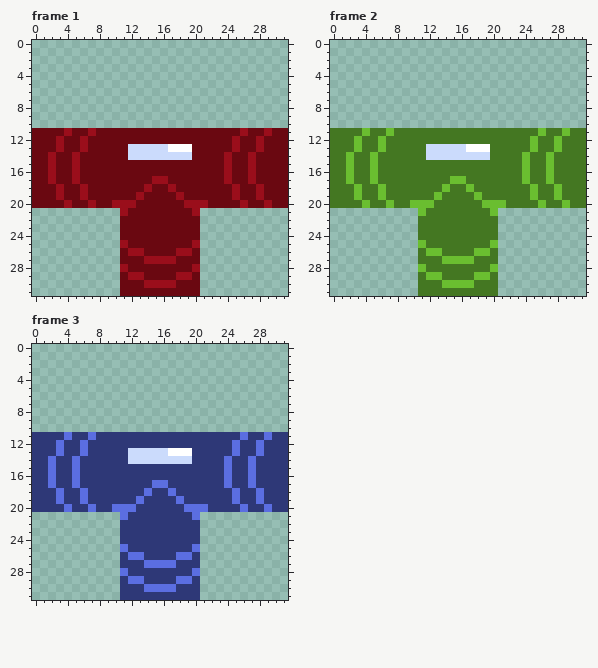
Edited in one commit: pixel-art file (Beyond The Scrap/Assets/ItemSprite/PipeSystem/3-Way_Pipe.aseprite). Above, as it was before the edit.
32x32 pixels, 3 frames. Shown: frame 1, frame 2, frame 3.
Now the later version:
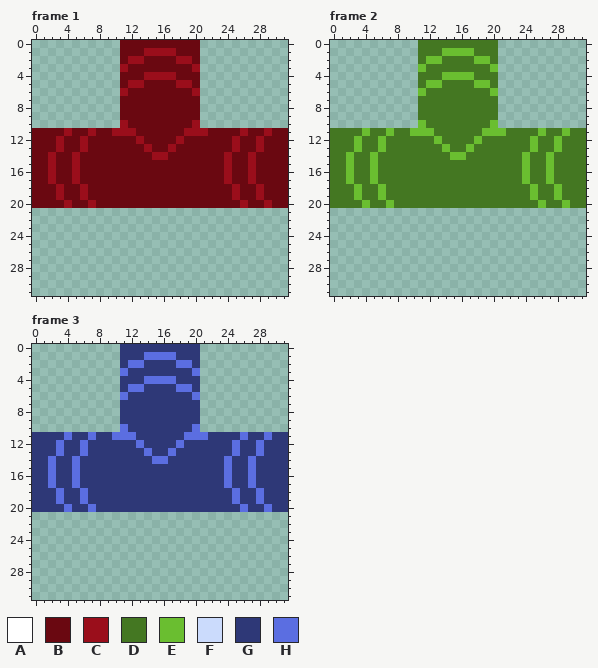
Palette (. is transparent): A #ffffff  B #6a0811  C #9a0e1b  D #447722  E #6abe30  F #cbdbfc  G #2e3877  H #5b6ee1
The edit:
Frame 1:
y 0: x 11..20 .......... -> BBBBBBBBBB
y 1: x 11..20 .......... -> BBBCCCCBBB
y 2: x 11..20 .......... -> BCCBBBBCCB
y 3: x 11..20 .......... -> CBBBBBBBBC
y 4: x 11..20 .......... -> BBBCCCCBBB
y 5: x 11..20 .......... -> BCCBBBBCCB
y 6: x 11..20 .......... -> CBBBBBBBBC
y 7..9: x 11..20 .......... -> BBBBBBBBBB
y 10: x 11..20 .......... -> CBBBBBBBBC
y 11: x 10..12 BBB -> CCC; x 19..21 BBB -> CCC
y 12: x 13 B -> C; x 18 B -> C
y 13: x 12..19 FFFFFAAA -> BBCBBCBB
y 14: x 12..19 FFFFFFFF -> BBBCCBBB
y 17: x 15..16 CC -> BB
y 18: x 14 C -> B; x 17 C -> B
y 19: x 13 C -> B; x 18 C -> B
y 20: x 10..12 CCC -> BBB; x 19..21 CCC -> BBB
y 21: x 11..20 CBBBBBBBBC -> ..........
y 22..24: x 11..20 BBBBBBBBBB -> ..........
y 25: x 11..20 CBBBBBBBBC -> ..........
y 26: x 11..20 BCCBBBBCCB -> ..........
y 27: x 11..20 BBBCCCCBBB -> ..........
y 28: x 11..20 CBBBBBBBBC -> ..........
y 29: x 11..20 BCCBBBBCCB -> ..........
y 30: x 11..20 BBBCCCCBBB -> ..........
y 31: x 11..20 BBBBBBBBBB -> ..........
Frame 2:
y 0: x 11..20 .......... -> DDDDDDDDDD
y 1: x 11..20 .......... -> DDDEEEEDDD
y 2: x 11..20 .......... -> DEEDDDDEED
y 3: x 11..20 .......... -> EDDDDDDDDE
y 4: x 11..20 .......... -> DDDEEEEDDD
y 5: x 11..20 .......... -> DEEDDDDEED
y 6: x 11..20 .......... -> EDDDDDDDDE
y 7..9: x 11..20 .......... -> DDDDDDDDDD
y 10: x 11..20 .......... -> EDDDDDDDDE
y 11: x 10..12 DDD -> EEE; x 19..21 DDD -> EEE
y 12: x 13 D -> E; x 18 D -> E
y 13: x 12..19 FFFFFAAA -> DDEDDEDD
y 14: x 12..19 FFFFFFFF -> DDDEEDDD
y 17: x 15..16 EE -> DD
y 18: x 14 E -> D; x 17 E -> D
y 19: x 13 E -> D; x 18 E -> D
y 20: x 10..12 EEE -> DDD; x 19..21 EEE -> DDD
y 21: x 11..20 EDDDDDDDDE -> ..........
y 22..24: x 11..20 DDDDDDDDDD -> ..........
y 25: x 11..20 EDDDDDDDDE -> ..........
y 26: x 11..20 DEEDDDDEED -> ..........
y 27: x 11..20 DDDEEEEDDD -> ..........
y 28: x 11..20 EDDDDDDDDE -> ..........
y 29: x 11..20 DEEDDDDEED -> ..........
y 30: x 11..20 DDDEEEEDDD -> ..........
y 31: x 11..20 DDDDDDDDDD -> ..........
Frame 3:
y 0: x 11..20 .......... -> GGGGGGGGGG
y 1: x 11..20 .......... -> GGGHHHHGGG
y 2: x 11..20 .......... -> GHHGGGGHHG
y 3: x 11..20 .......... -> HGGGGGGGGH
y 4: x 11..20 .......... -> GGGHHHHGGG
y 5: x 11..20 .......... -> GHHGGGGHHG
y 6: x 11..20 .......... -> HGGGGGGGGH
y 7..9: x 11..20 .......... -> GGGGGGGGGG
y 10: x 11..20 .......... -> HGGGGGGGGH
y 11: x 10..12 GGG -> HHH; x 19..21 GGG -> HHH
y 12: x 13 G -> H; x 18 G -> H
y 13: x 12..19 FFFFFAAA -> GGHGGHGG
y 14: x 12..19 FFFFFFFF -> GGGHHGGG
y 17: x 15..16 HH -> GG
y 18: x 14 H -> G; x 17 H -> G
y 19: x 13 H -> G; x 18 H -> G
y 20: x 10..12 HHH -> GGG; x 19..21 HHH -> GGG
y 21: x 11..20 HGGGGGGGGH -> ..........
y 22..24: x 11..20 GGGGGGGGGG -> ..........
y 25: x 11..20 HGGGGGGGGH -> ..........
y 26: x 11..20 GHHGGGGHHG -> ..........
y 27: x 11..20 GGGHHHHGGG -> ..........
y 28: x 11..20 HGGGGGGGGH -> ..........
y 29: x 11..20 GHHGGGGHHG -> ..........
y 30: x 11..20 GGGHHHHGGG -> ..........
y 31: x 11..20 GGGGGGGGGG -> ..........
